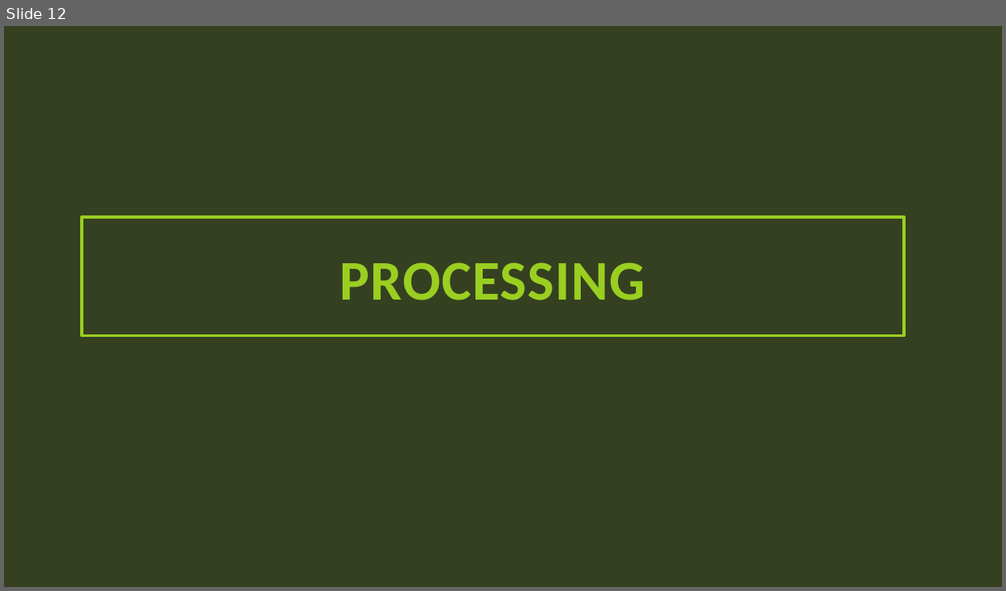
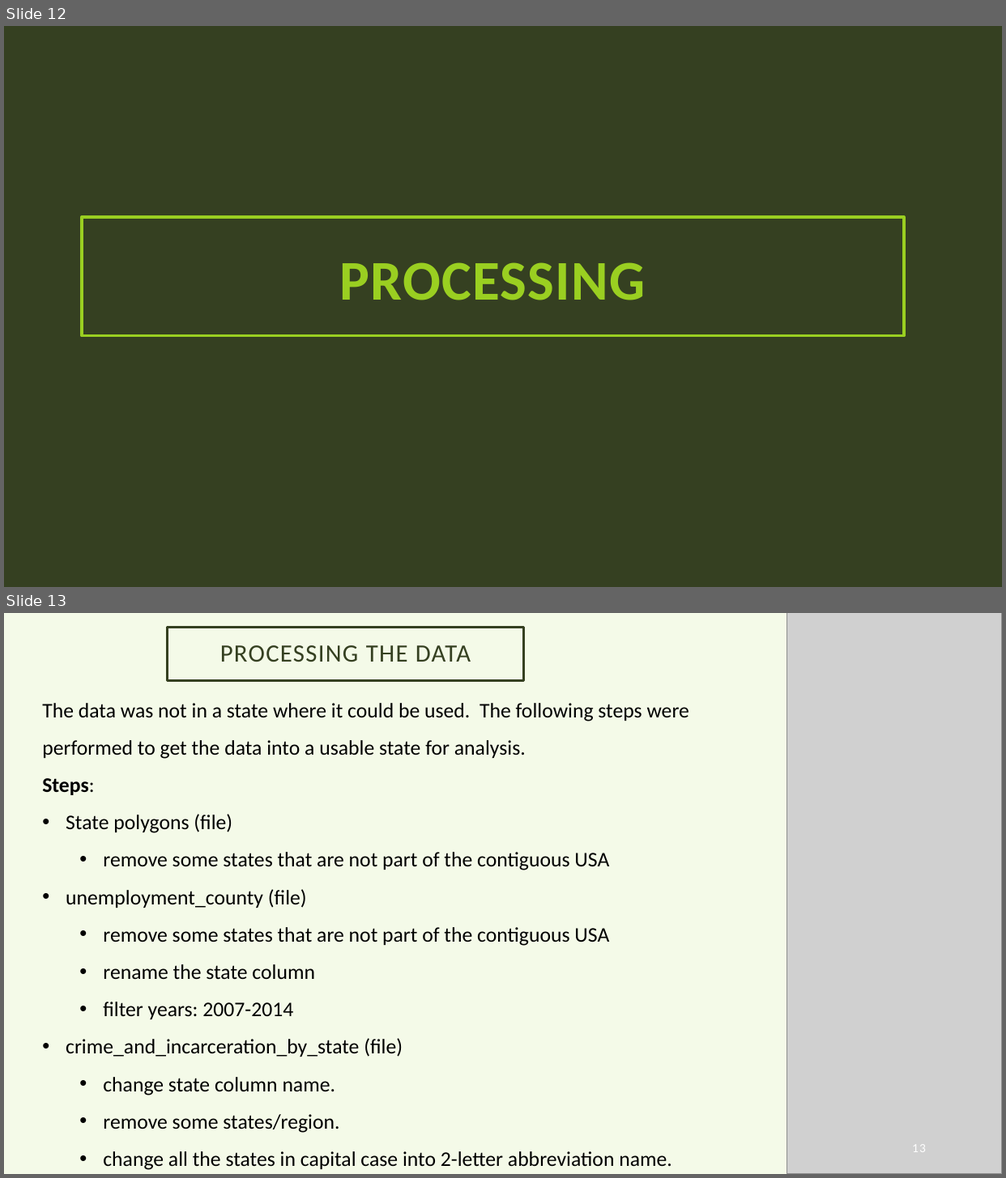
Before and after one commit to HeinoPortfolio/MS_Comp_Sci, a slide deck: 3 Data Visualization/Assignment Files/Final Project/Final Project Files Good Copies/Matthew Heino DSCI 605 Final Report.pptx. Shown one above the other, each under a label of ours: slide 12 before the commit, slides 12 and 13 after it. The pictures are 1006x591 and 1006x1178 pixels, drawn with LibreOffice and Linux fonts; fonts in the diff are those of the drawing; grey boxes stand for pictures; background and template pictures are left out. Boxes give left, top, right and bottom in pixels: in the first picture for what was removed or moved away, otherwise in the second. Text is boxed around its words. In the diff, an @@ line names an element or a change of style, - is before the commit and + after.

```diff
--- a/3 Data Visualization/Assignment Files/Final Project/Final Project Files Good Copies/Matthew Heino DSCI 605 Final Report.pptx
+++ b/3 Data Visualization/Assignment Files/Final Project/Final Project Files Good Copies/Matthew Heino DSCI 605 Final Report.pptx
@@ slide 13 added at (4, 613, 1002, 1174), background #9ACF21 at 10% opacity @@
@@ title added at (167, 628, 523, 680), outline #364021 2.25 pt, 24 pt, text #364021 @@
+PROCESSING THE DATA
@@ picture added at (787, 613, 1001, 1174) @@
@@ text added at (42, 703, 689, 1170), 20 pt, text #000000 @@
+The data was not in a state where it could be used. The following steps were performed to get the data into a usable state for analysis.
+Steps:
+• State polygons (file)
+  • remove some states that are not part of the contiguous USA
+• unemployment_county (file)
+  • remove some states that are not part of the contiguous USA
+  • rename the state column
+  • filter years: 2007-2014
+• crime_and_incarceration_by_state (file)
+  • change state column name.
+  • remove some states/region.
+  • change all the states in capital case into 2-letter abbreviation name.
@@ page number added at (912, 1144, 926, 1152), 12 pt, text #FFFFFF @@
+13
```
Also in this commit, not shown: 7 slides changed, 5 other slides added, 1 slide removed.
